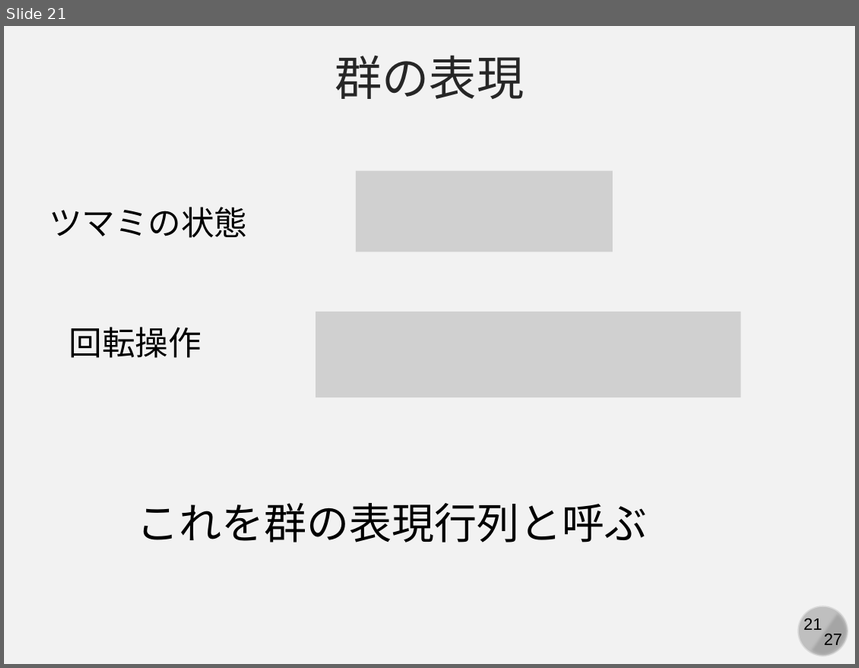
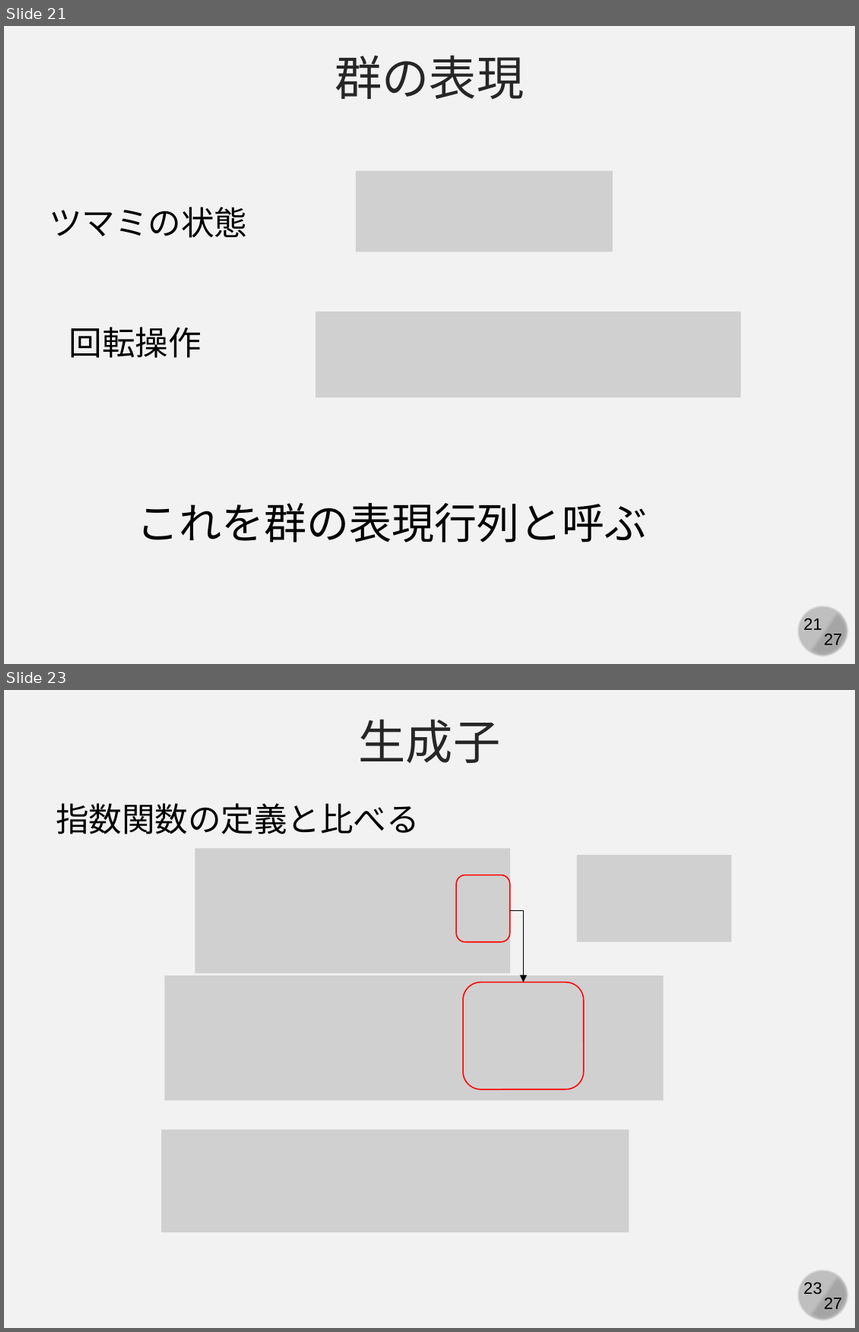
Before and after one commit to kaityo256/classical_mechanics, a slide deck: poisson/fig/slide.pptx. Shown one above the other, each under a label of ours: slide 21 before the commit, slides 21 and 23 after it; the slides between them are not shown. The pictures are 859x668 and 859x1332 pixels, drawn with LibreOffice and Linux fonts; fonts in the diff are those of the drawing; grey boxes stand for pictures. Boxes give left, top, right and bottom in pixels: in the first picture for what was removed or moved away, otherwise in the second. Text is boxed around its words. In the diff, an @@ line names an element or a change of style, - is before the commit and + after.

```diff
--- a/poisson/fig/slide.pptx
+++ b/poisson/fig/slide.pptx
@@ slide 23 added at (4,690,855,1328), background #F2F2F2; not listed: 4 template elements that a slide beside it also shows @@
@@ text added at (359,719,501,763), 40 pt, text #262626 @@
+生成子
@@ text added at (56,803,419,834), 28 pt, text #000000 @@
+指数関数の定義と比べる
@@ picture added at (195,848,509,973) @@
@@ picture added at (577,855,732,942) @@
@@ rounded rectangle added at (456,875,509,943), outline #FF0000 1 pt @@
@@ elbow arrow added from (510, 910) to (523, 983), #000000 0.5 pt @@
@@ picture added at (165,976,664,1101) @@
@@ rounded rectangle added at (463,983,584,1090), outline #FF0000 1 pt @@
@@ picture added at (161,1130,629,1233) @@
```
Also in this commit, not shown: 1 slide changed, 6 other slides added, 1 other file.
